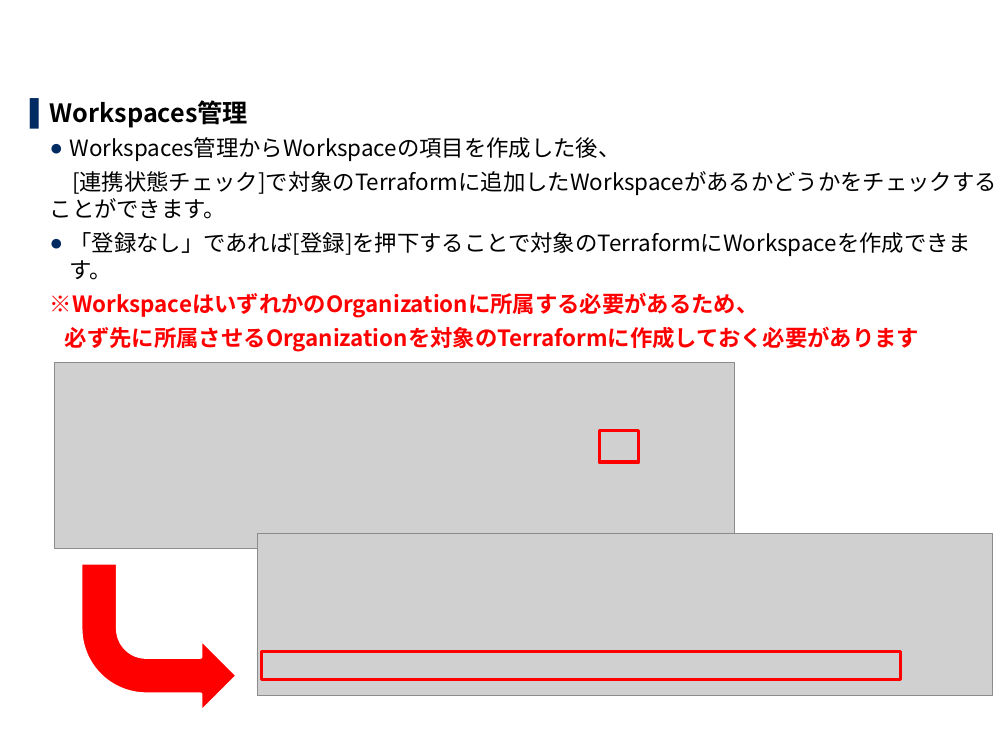
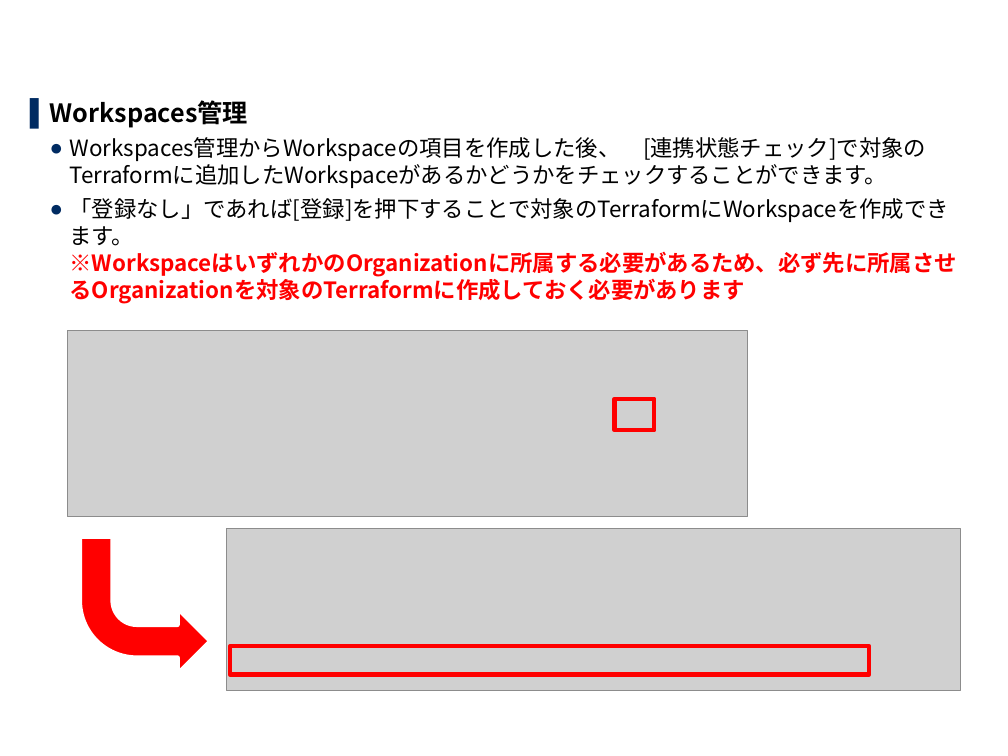
Before and after one commit to exastro-suite/it-automation-docs, a slide deck: slide 21 of asset/Learn_ja/ITA-Terraform-Driver_ja.pptx. Drawn at 1008x756 pixels with LibreOffice and Linux fonts; fonts in the diff are those of the drawing; grey boxes stand for pictures; background and template pictures are left out. Boxes give left, top, right and bottom in pixels: in the first picture for what was removed or moved away, otherwise in the second. Text is boxed around its words. In the diff, an @@ line names an element or a change of style, - is before the commit and + after.

```diff
--- a/asset/Learn_ja/ITA-Terraform-Driver_ja.pptx
+++ b/asset/Learn_ja/ITA-Terraform-Driver_ja.pptx
@@ text at (x1=70, y1=137, x2=957, y2=303): text changed @@
-  ● Workspaces管理からWorkspaceの項目を作成した後、
-  [連携状態チェック]で対象のTerraformに追加したWorkspaceがあるかどうかをチェックすることができます。
-  ● 「登録なし」であれば[登録]を押下することで対象のTerraformにWorkspaceを作成できます。
-  ※WorkspaceはいずれかのOrganizationに所属する必要があるため、
-  必ず先に所属させるOrganizationを対象のTerraformに作成しておく必要があります
+  ● Workspaces管理からWorkspaceの項目を作成した後、 [連携状態チェック]で対象のTerraformに追加したWorkspaceがあるかどうかをチェックすることができます。
+  ● 「登録なし」であれば[登録]を押下することで対象のTerraformにWorkspaceを作成できます。
+    ※WorkspaceはいずれかのOrganizationに所属する必要があるため、必ず先に所属させるOrganizationを対象のTerraformに作成しておく必要があります
@@ picture moved from (x1=54, y1=362, x2=735, y2=548) to (x1=68, y1=331, x2=748, y2=517) @@
@@ rectangle moved from (x1=600, y1=430, x2=639, y2=463) to (x1=615, y1=399, x2=654, y2=431) @@
@@ rectangle at (x1=615, y1=399, x2=654, y2=431): outline #FF0000 2.25 pt to #FF0000 3 pt @@
@@ bent arrow resized from (x1=81, y1=562, x2=238, y2=714) to (x1=80, y1=537, x2=210, y2=674) @@
@@ picture moved from (x1=258, y1=534, x2=992, y2=696) to (x1=226, y1=529, x2=960, y2=690) @@
@@ rectangle moved from (x1=262, y1=651, x2=901, y2=679) to (x1=230, y1=646, x2=869, y2=674) @@
@@ rectangle at (x1=230, y1=646, x2=869, y2=674): outline #FF0000 2.25 pt to #FF0000 3 pt @@
```
Also in this commit, not shown: 14 other slides changed, 3 other files.
